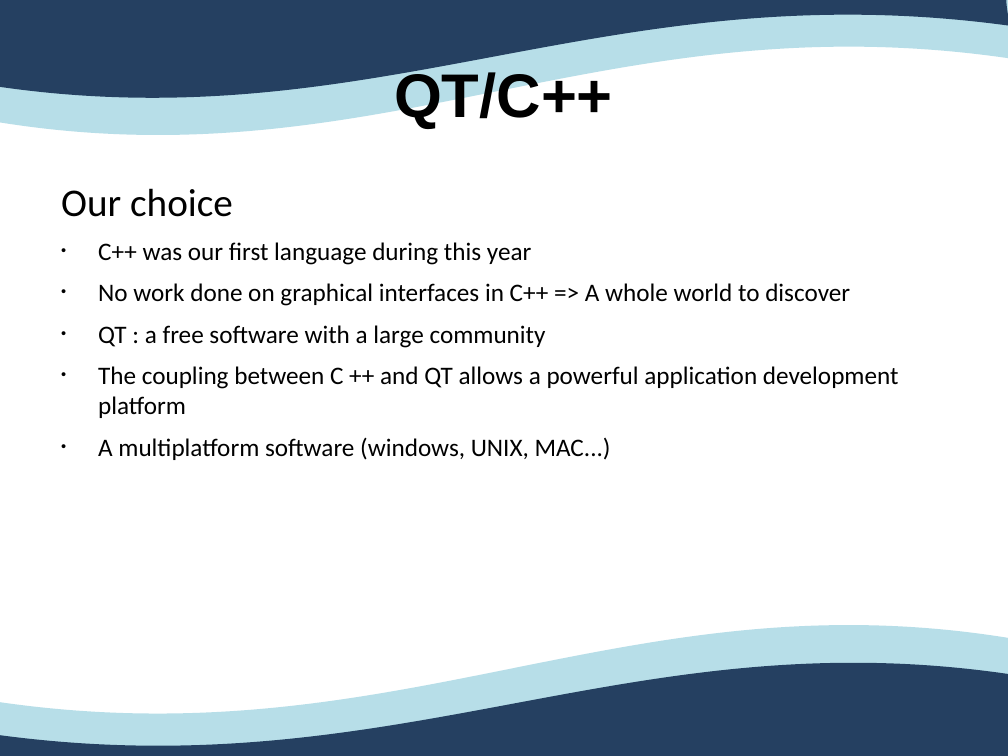
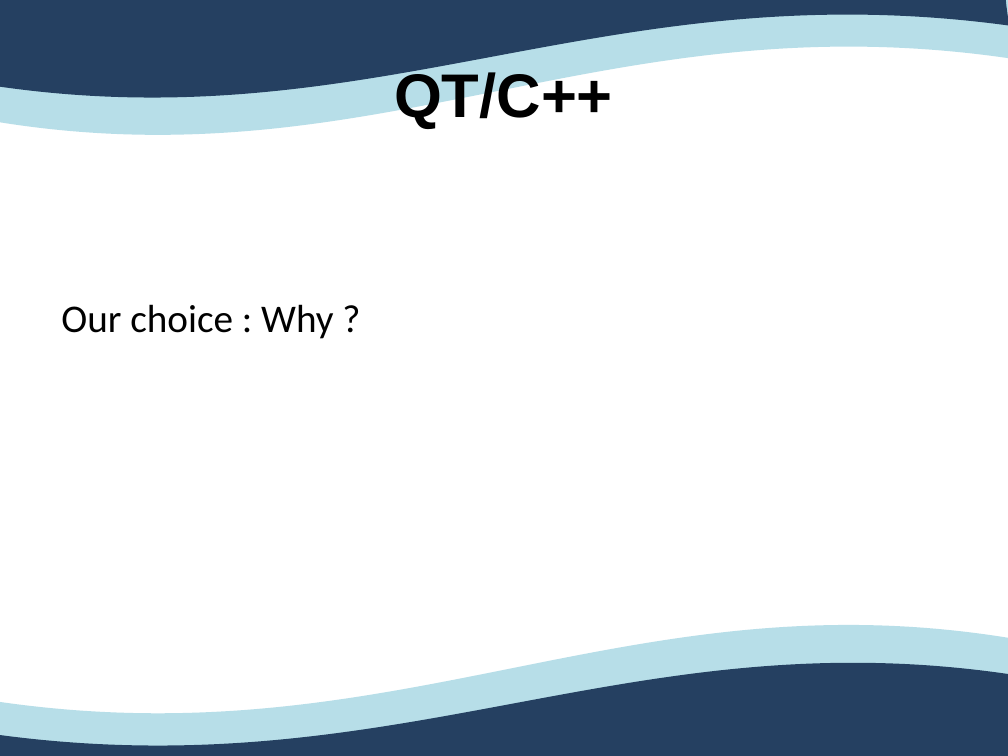
Before and after one commit to Ovan33/Immobilier, a slide deck: slide 7 of docs/Rapport/ProjetTuteureAnglais.ppt. Drawn at 1008x756 pixels with LibreOffice and Linux fonts; fonts in the diff are those of the drawing. Boxes give left, top, right and bottom in pixels: in the first picture for what was removed or moved away, otherwise in the second. Text is boxed around its words. In the diff, an @@ line names an element or a change of style, - is before the commit and + after.

```diff
--- a/docs/Rapport/ProjetTuteureAnglais.ppt
+++ b/docs/Rapport/ProjetTuteureAnglais.ppt
@@ freeform shape at (0, 0, 1008, 135): outline redrawn @@
@@ text at (61, 304, 333, 339): text changed; size 18 to 28 pt @@
-Our choice
-• C++ was our first language during this year
-• No work done on graphical interfaces in C++ => A whole world to discover
-• QT : a free software with a large community
-• The coupling between C ++ and QT allows a powerful application development platform
-• A multiplatform software (windows, UNIX, MAC...)
+Our choice : Why ?
```
Also in this commit, not shown: 23 other slides changed, 1 slide added, 1 slide removed, 10 other files.
